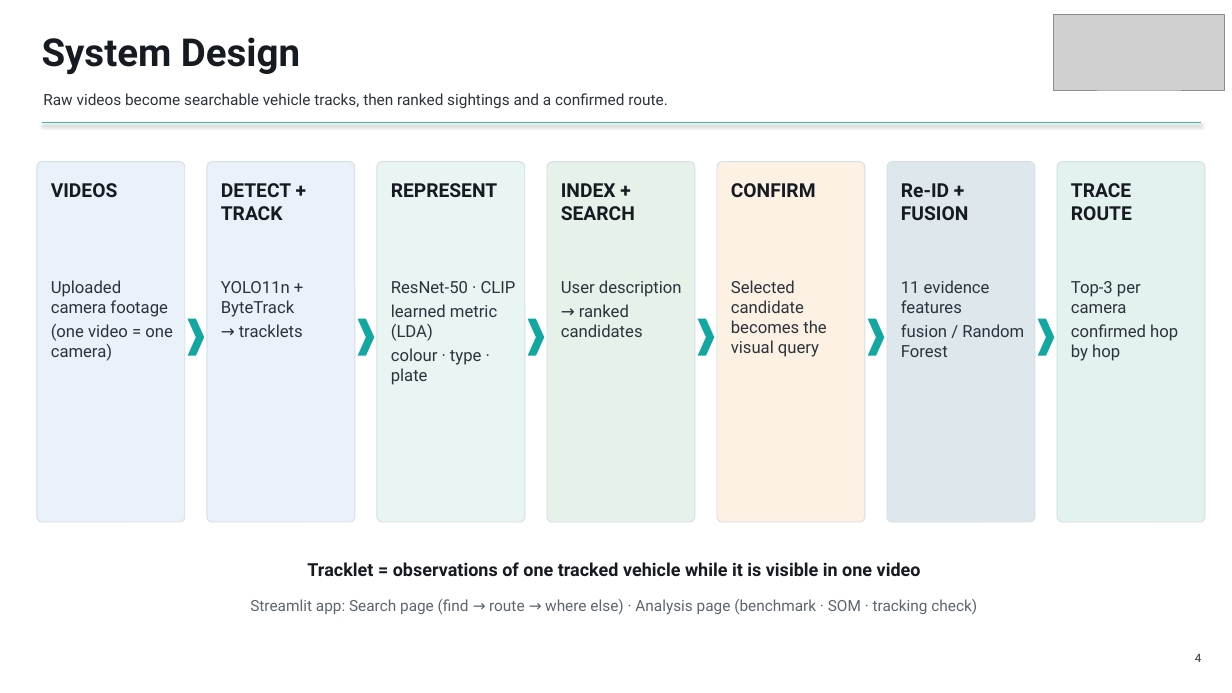
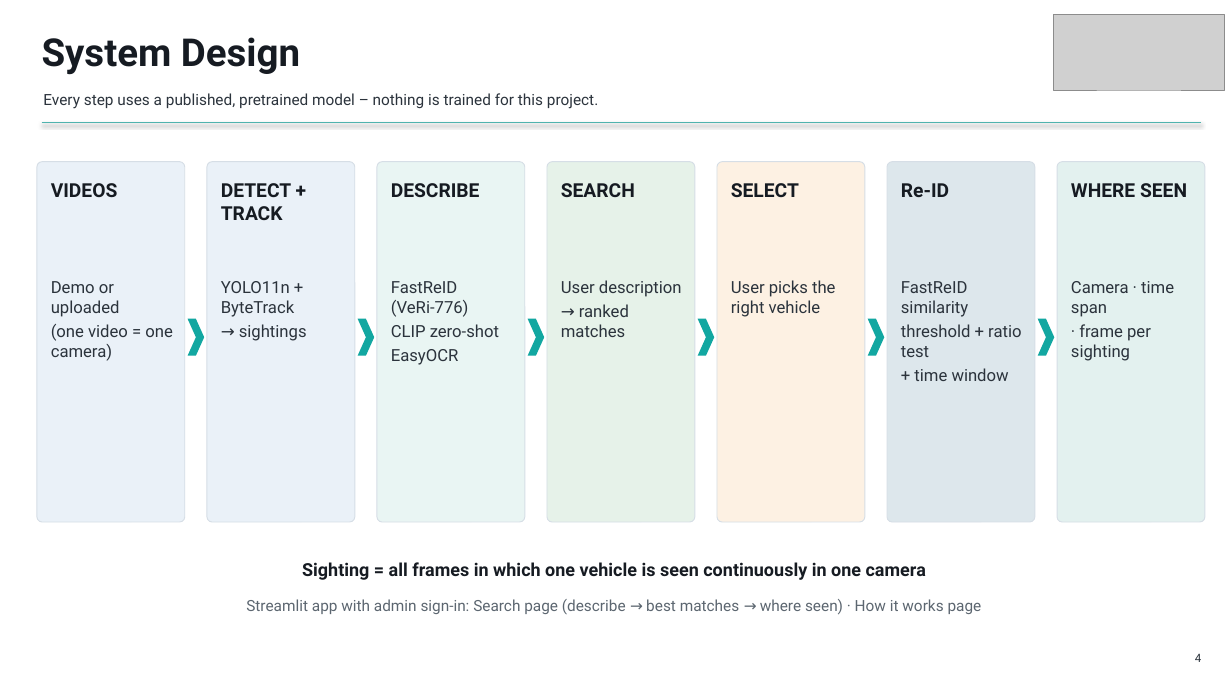
Before and after one commit to GurneetKB/V-Trace, a slide deck: slide 4 of deliverables/V-Trace_Final_Presentation.pptx. Drawn at 1232x693 pixels with LibreOffice and Linux fonts; fonts in the diff are those of the drawing; grey boxes stand for pictures. Boxes give left, top, right and bottom in pixels: in the first picture for what was removed or moved away, otherwise in the second. Text is boxed around its words. In the diff, an @@ line names an element or a change of style, - is before the commit and + after.

```diff
--- a/deliverables/V-Trace_Final_Presentation.pptx
+++ b/deliverables/V-Trace_Final_Presentation.pptx
@@ text at (43,93,598,109): text changed @@
-Raw videos become searchable vehicle tracks, then ranked sightings and a confirmed route.
+Every step uses a published, pretrained model – nothing is trained for this project.
@@ text at (391,183,480,197): text changed @@
-REPRESENT
+DESCRIBE
@@ text at (561,183,635,197): text changed @@
-INDEX + SEARCH
+SEARCH
@@ text at (731,183,799,197): text changed @@
-CONFIRM
+SELECT
@@ text at (901,183,949,197): text changed @@
-Re-ID + FUSION
+Re-ID
@@ text at (1071,183,1187,197): text changed @@
-TRACE ROUTE
+WHERE SEEN
@@ text at (51,281,120,317): text changed @@
-Uploaded camera footage
+Demo or uploaded
@@ text at (391,281,499,365): text changed @@
-ResNet-50 · CLIP
-learned metric (LDA)
-colour · type · plate
+FastReID (VeRi-776)
+CLIP zero-shot
+EasyOCR
@@ text at (731,280,835,317): text changed @@
-Selected candidate becomes the visual query
+User picks the right vehicle
@@ text at (901,281,1021,381): text changed @@
-11 evidence features
-fusion / Random Forest
+FastReID similarity
+threshold + ratio test
++ time window
@@ text at (1071,281,1174,361): text changed @@
-Top-3 per camera
-confirmed hop by hop
+Camera · time span
+· frame per sighting
@@ text at (239,324,307,341): text changed @@
-→ tracklets
+→ sightings
@@ text at (561,304,629,337): text changed @@
-→ ranked candidates
+→ ranked matches
@@ text at (302,562,926,580): text changed @@
-Tracklet = observations of one tracked vehicle while it is visible in one video
+Sighting = all frames in which one vehicle is seen continuously in one camera
@@ text at (246,599,982,614): text changed @@
-Streamlit app: Search page (find → route → where else) · Analysis page (benchmark · SOM · tracking check)
+Streamlit app with admin sign-in: Search page (describe → best matches → where seen) · How it works page
```
Also in this commit, not shown: 7 other slides changed, 6 slides added, 9 slides removed, 10 other files.
